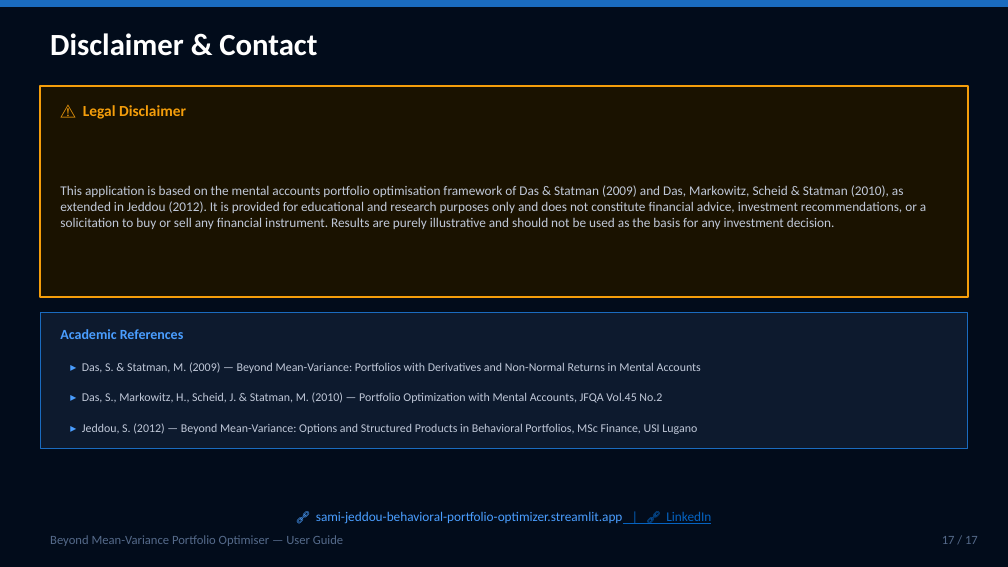
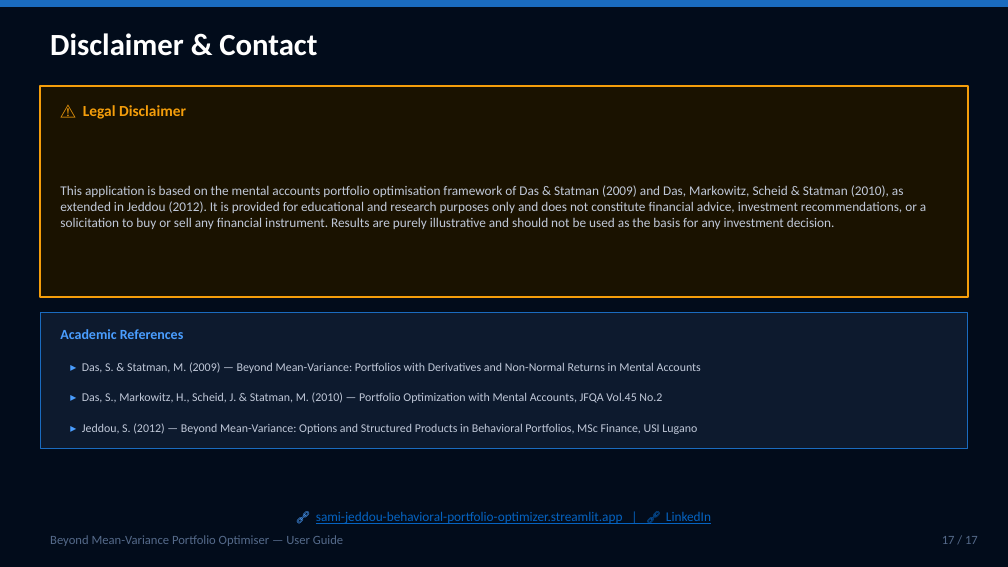
Before and after one commit to SamiJeddou/behavioral-portfolio-optimizer, a slide deck: slide 17 of userguide.pptx. Drawn at 1008x567 pixels with LibreOffice and Linux fonts; fonts in the diff are those of the drawing. Boxes give left, top, right and bottom in pixels: in the first picture for what was removed or moved away, otherwise in the second. Text is boxed around its words. In the diff, an @@ line names an element or a change of style, - is before the commit and + after.

```diff
--- a/userguide.pptx
+++ b/userguide.pptx
@@ text "🔗 sami-jeddou-behavioral-portfolio-optimizer.streamlit.app | ..." at (316,512,711,524): text colour #4A9EFF to #0563C1, underline on in "sami-jeddou-behavioral-portfolio-optimizer.streamlit.app" @@
```
Also in this commit, not shown: 1 other slide changed, 1 other file.
